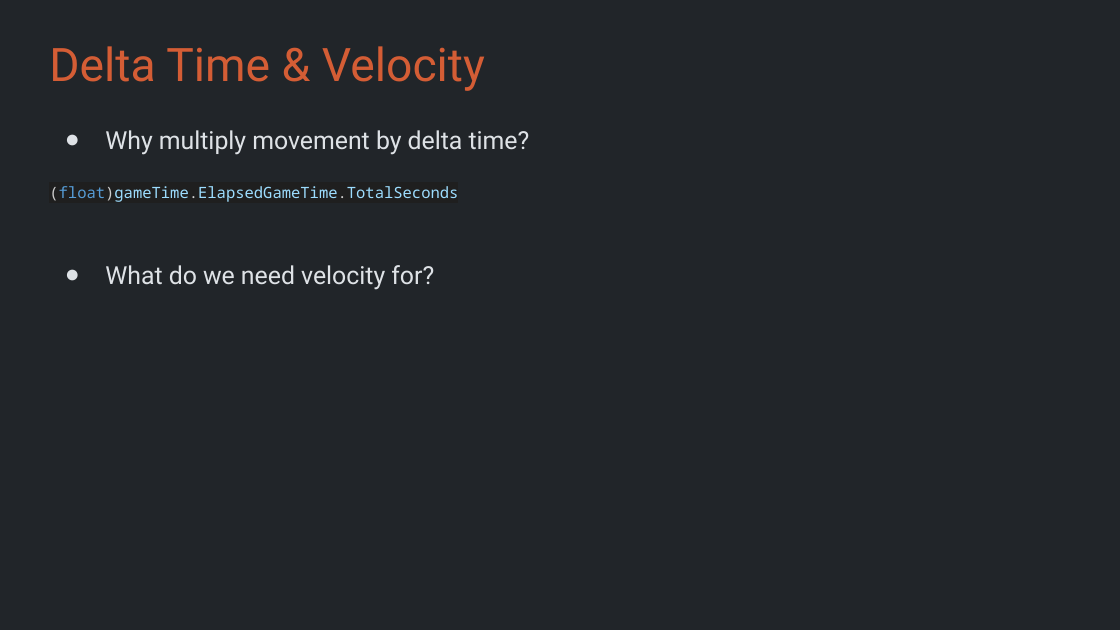
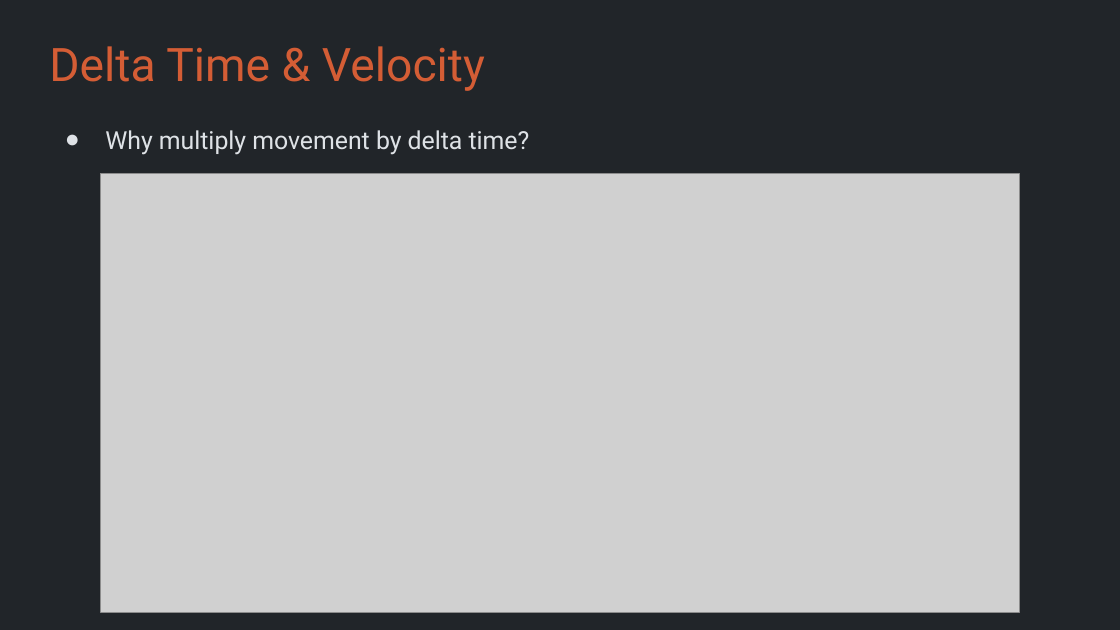
Before and after one commit to Metamate/gar, a slide deck: slide 23 of slides/01 Pong.pptx. Drawn at 1120x630 pixels with LibreOffice and Linux fonts; fonts in the diff are those of the drawing; grey boxes stand for pictures. Boxes give left, top, right and bottom in pixels: in the first picture for what was removed or moved away, otherwise in the second. Text is boxed around its words. In the diff, an @@ line names an element or a change of style, - is before the commit and + after.

```diff
--- a/slides/01 Pong.pptx
+++ b/slides/01 Pong.pptx
@@ picture added at <box>101,174,1019,613</box> @@
@@ text at <box>49,186,458,290</box>: paragraphs removed @@
-(float)gameTime.ElapsedGameTime.TotalSeconds
-● What do we need velocity for?
```
Also in this commit, not shown: 4 other slides changed, 11 other files.
